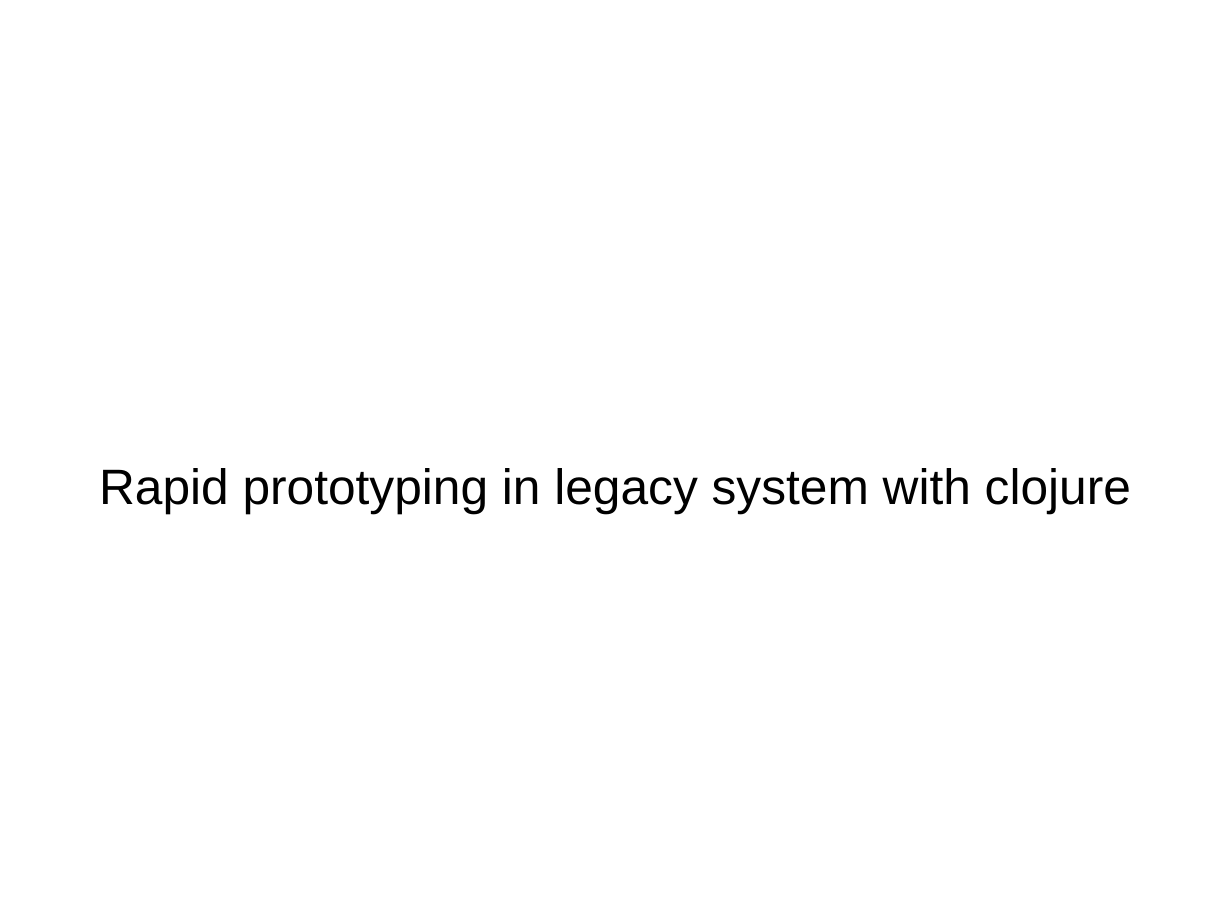
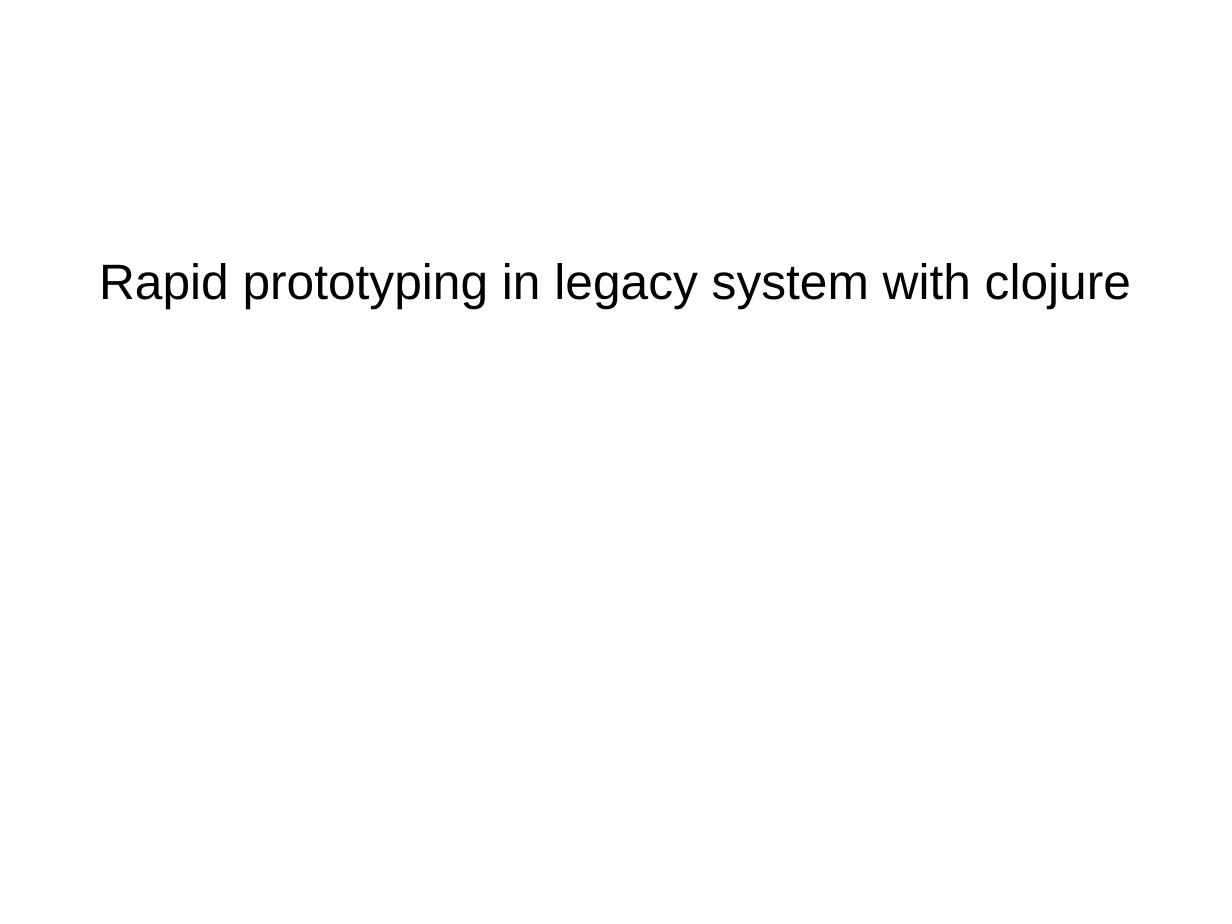
Before and after one commit to Mamun/prac, a slide deck: slide 1 of slide.odp. Drawn at 1232x924 pixels with LibreOffice and Linux fonts; fonts in the diff are those of the drawing; background and template pictures are left out. Boxes give left, top, right and bottom in pixels: in the first picture for what was removed or moved away, otherwise in the second. Text is boxed around its words. In the diff, an @@ line names an element or a change of style, - is before the commit and + after.

```diff
--- a/slide.odp
+++ b/slide.odp
@@ subtitle "Rapid prototyping in legacy system ...": place and size @@
-subtitle "Rapid prototyping in legacy system ..." at box(99, 468, 1131, 513)
+subtitle "Rapid prototyping in legacy system ..." at box(99, 263, 1131, 309)
```
Also in this commit, not shown: 7 other slides changed, 5 slides added, 3 slides removed, 1 other file.
